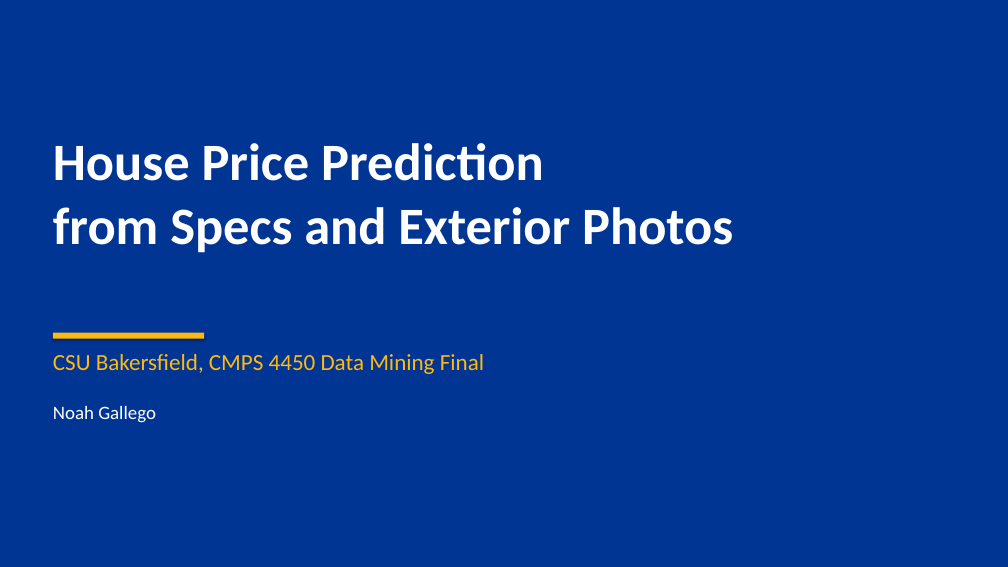
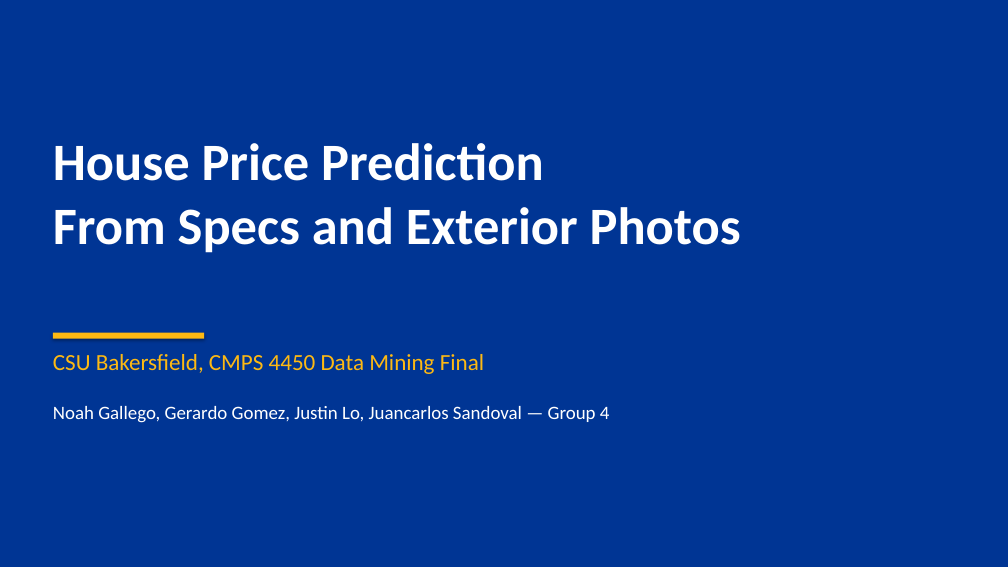
Before and after one commit to Noah-Gallego/house-price-4450-final, a slide deck: slide 1 of HousePrice_Final_Project.pptx. Drawn at 1008x567 pixels with LibreOffice and Linux fonts; fonts in the diff are those of the drawing. Boxes give left, top, right and bottom in pixels: in the first picture for what was removed or moved away, otherwise in the second. Text is boxed around its words. In the diff, an @@ line names an element or a change of style, - is before the commit and + after.

```diff
--- a/HousePrice_Final_Project.pptx
+++ b/HousePrice_Final_Project.pptx
@@ text at (x1=53, y1=207, x2=741, y2=253): text changed @@
-from Specs and Exterior Photos
+From Specs and Exterior Photos
@@ text at (x1=53, y1=406, x2=610, y2=423): text changed @@
-Noah Gallego
+Noah Gallego, Gerardo Gomez, Justin Lo, Juancarlos Sandoval — Group 4
```
Also in this commit, not shown: 22 other slides changed, 5 slides added, 2 slides removed, 9 other files.
